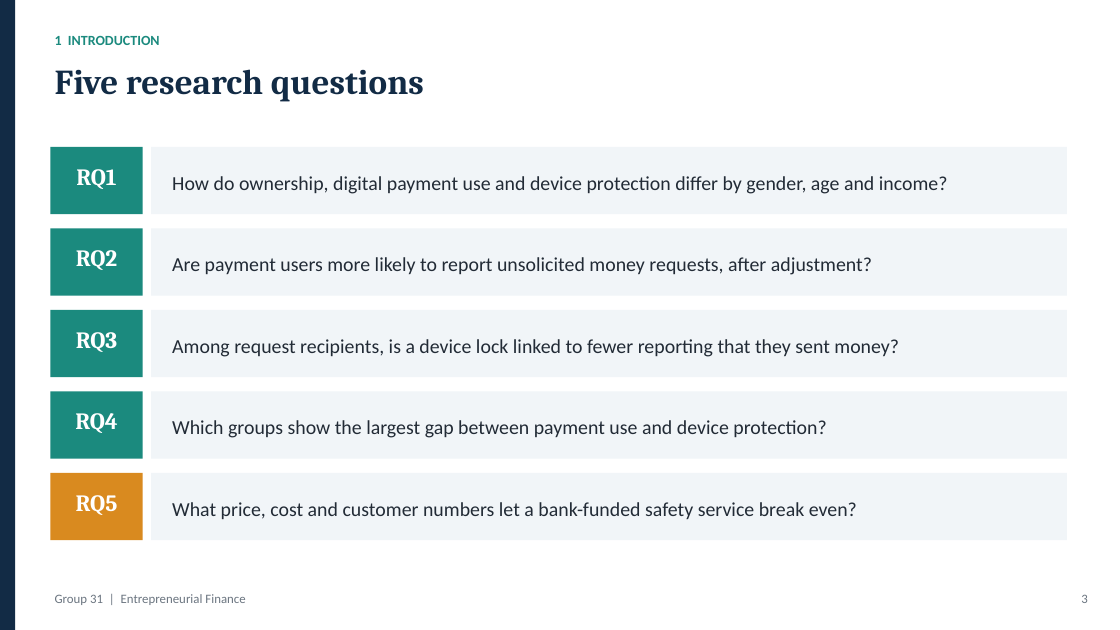
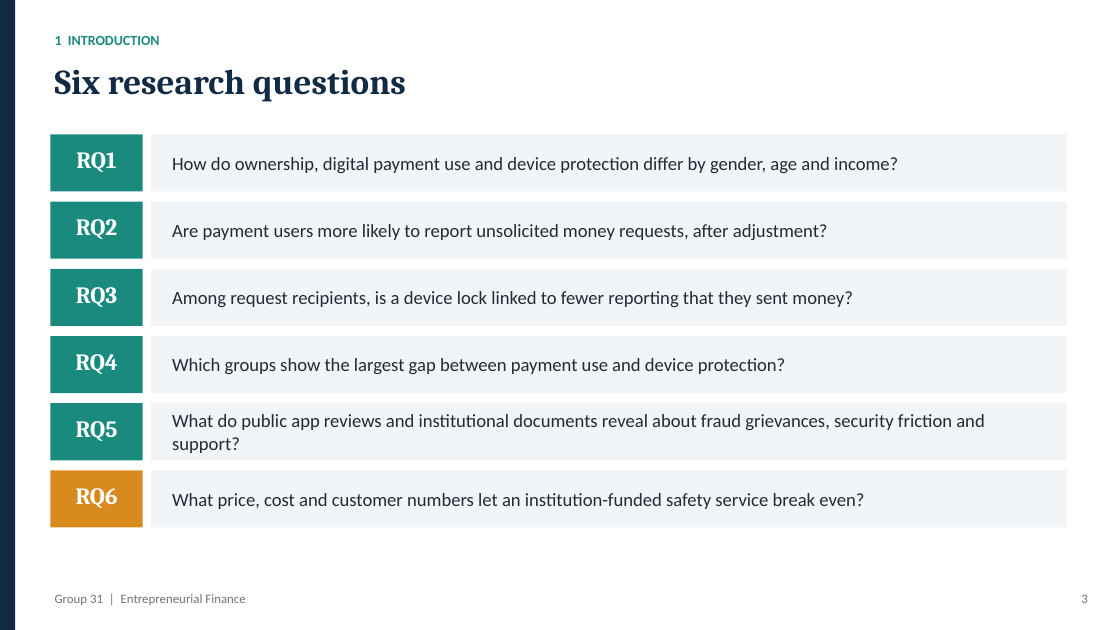
Before and after one commit to sahsudhanshu/EF, a slide deck: slide 3 of Group_31/slides/Group_31_Presentation_Final.pptx. Drawn at 1120x630 pixels with LibreOffice and Linux fonts; fonts in the diff are those of the drawing. Boxes give left, top, right and bottom in pixels: in the first picture for what was removed or moved away, otherwise in the second. Text is boxed around its words. In the diff, an @@ line names an element or a change of style, - is before the commit and + after.

```diff
--- a/Group_31/slides/Group_31_Presentation_Final.pptx
+++ b/Group_31/slides/Group_31_Presentation_Final.pptx
@@ text at bbox=[55, 69, 406, 102]: text changed @@
-Five research questions
+Six research questions
@@ text "RQ1": place and size @@
-text "RQ1" at bbox=[76, 169, 116, 189]
+text "RQ1" at bbox=[76, 152, 116, 172]
@@ rectangle: place and size @@
-rectangle at bbox=[50, 147, 143, 214]
+rectangle at bbox=[50, 134, 143, 192]
@@ rectangle: place and size @@
-rectangle at bbox=[151, 147, 1067, 214]
+rectangle at bbox=[151, 134, 1067, 192]
@@ text "How do ownership, digital payment ...": place and size @@
-text "How do ownership, digital payment ..." at bbox=[172, 176, 948, 194]
+text "How do ownership, digital payment ..." at bbox=[172, 157, 898, 173]
@@ rectangle: place and size @@
-rectangle at bbox=[50, 229, 143, 296]
+rectangle at bbox=[50, 202, 143, 259]
@@ rectangle: place and size @@
-rectangle at bbox=[151, 229, 1067, 296]
+rectangle at bbox=[151, 202, 1067, 259]
@@ text "Are payment users more likely ...": place and size @@
-text "Are payment users more likely ..." at bbox=[172, 257, 872, 275]
+text "Are payment users more likely ..." at bbox=[172, 224, 828, 240]
@@ text "RQ2": place and size @@
-text "RQ2" at bbox=[76, 250, 117, 270]
+text "RQ2" at bbox=[76, 219, 117, 239]
@@ rectangle: place and size @@
-rectangle at bbox=[50, 310, 143, 377]
+rectangle at bbox=[50, 269, 143, 326]
@@ rectangle: place and size @@
-rectangle at bbox=[151, 310, 1067, 377]
+rectangle at bbox=[151, 269, 1067, 326]
@@ text "RQ3": place and size @@
-text "RQ3" at bbox=[76, 332, 117, 352]
+text "RQ3" at bbox=[76, 287, 117, 307]
@@ text "Among request recipients, is a ...": place and size @@
-text "Among request recipients, is a ..." at bbox=[172, 339, 899, 357]
+text "Among request recipients, is a ..." at bbox=[172, 291, 853, 307]
@@ text "RQ4": place and size @@
-text "RQ4" at bbox=[75, 413, 117, 433]
+text "RQ4" at bbox=[75, 354, 117, 374]
@@ rectangle: place and size @@
-rectangle at bbox=[50, 392, 143, 459]
+rectangle at bbox=[50, 336, 143, 393]
@@ rectangle: place and size @@
-rectangle at bbox=[151, 392, 1067, 459]
+rectangle at bbox=[151, 336, 1067, 393]
@@ size 17 to 16 pt in 4 elements at bbox=[172, 157, 898, 173], bbox=[172, 224, 828, 240], bbox=[172, 291, 853, 307], bbox=[172, 358, 785, 374] @@
@@ text "Which groups show the largest ...": place and size @@
-text "Which groups show the largest ..." at bbox=[172, 420, 826, 438]
+text "Which groups show the largest ..." at bbox=[172, 358, 785, 374]
@@ text "RQ5": place and size @@
-text "RQ5" at bbox=[76, 495, 118, 515]
+text "RQ5" at bbox=[76, 421, 118, 441]
@@ rectangle: place and size @@
-rectangle at bbox=[50, 473, 143, 540]
+rectangle at bbox=[50, 403, 143, 460]
@@ rectangle at bbox=[50, 403, 143, 460]: fill #D98A1F to #1B8A7E @@
@@ rectangle: place and size @@
-rectangle at bbox=[151, 473, 1067, 540]
+rectangle at bbox=[151, 403, 1067, 460]
@@ text added at bbox=[172, 414, 984, 453], 16 pt, text #222B36 @@
+What do public app reviews and institutional documents reveal about fraud grievances, security friction and support?
@@ rectangle added at bbox=[50, 471, 143, 528], fill #D98A1F @@
@@ rectangle added at bbox=[151, 471, 1067, 528], fill #F1F5F8 @@
@@ text added at bbox=[76, 488, 118, 508], 20 pt, text #FFFFFF, bold @@
+RQ6
@@ text at bbox=[172, 493, 864, 509]: text changed; size 17 to 16 pt @@
-What price, cost and customer numbers let a bank-funded safety service break even?
+What price, cost and customer numbers let an institution-funded safety service break even?
```
Also in this commit, not shown: 1 other slide changed, 5 other files.
